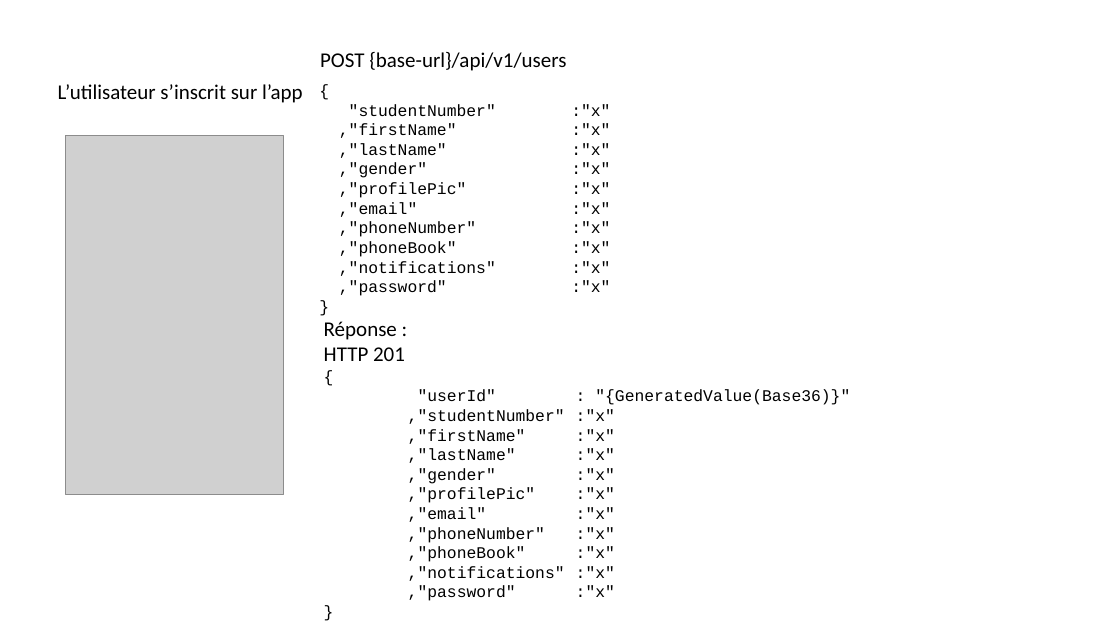
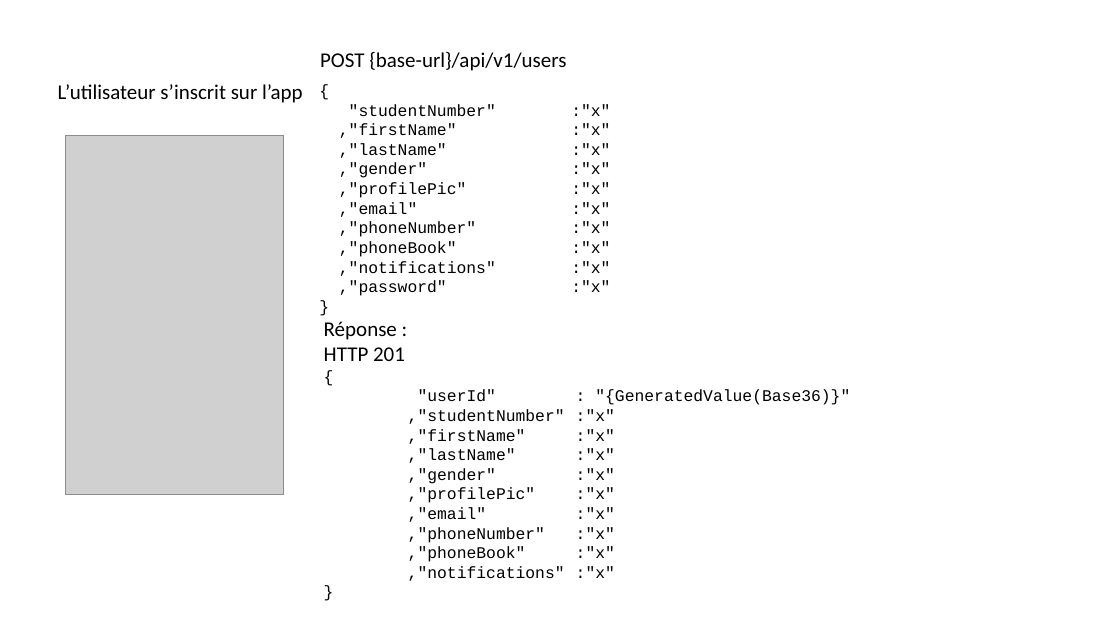
Before and after one commit to Miroredge/UFR_Asso, a slide deck: slide 3 of Examples/Api_description/UFR_ASSO_PWP_Users.pptx. Drawn at 1120x630 pixels with LibreOffice and Linux fonts; fonts in the diff are those of the drawing; grey boxes stand for pictures. Boxes give left, top, right and bottom in pixels: in the first picture for what was removed or moved away, otherwise in the second. Text is boxed around its words. In the diff, an @@ line names an element or a change of style, - is before the commit and + after.

```diff
--- a/Examples/Api_description/UFR_ASSO_PWP_Users.pptx
+++ b/Examples/Api_description/UFR_ASSO_PWP_Users.pptx
@@ text at (408,585,615,601): paragraph removed @@
-,"password" :"x"
```
Also in this commit, not shown: 15 other files.
